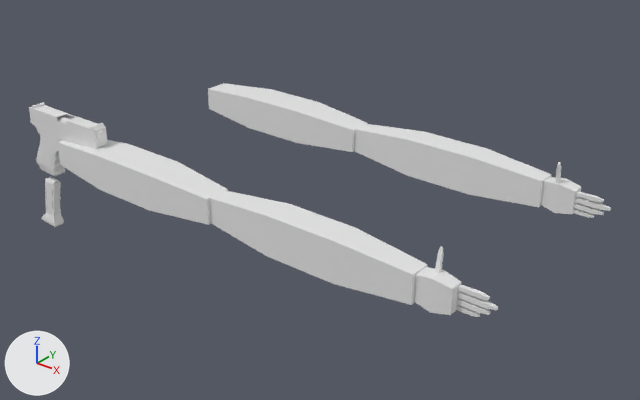
The Blender file Assets/Blends/Glock13.blend: old version first, new version second.
Rendered twice from a camera (50 mm lens) standing at (32.3, -22.1, 15.6) and looking at (10.3, 5.3, -1.4). The axes (+X, +Y, +Z) are drawn at lower left. The lights are the same throughout.

The first picture shows 'Glock', 'Mag', 'Upperarm'.
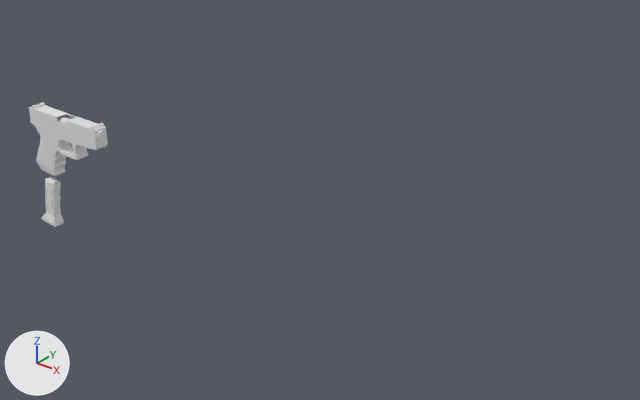
Changed parts and their boxes (x1, y1, x2, y2) in the pictures (640 x 400 px):
```json
{"object": "Upperarm", "change": "hidden", "before": [57, 83, 611, 317]}
```

The change, as JSON lines over the scene's bpy script:
```json
{"op": "add", "block": "ob_upperarm", "code": "ob_upperarm.hide_set(True)"}
```
